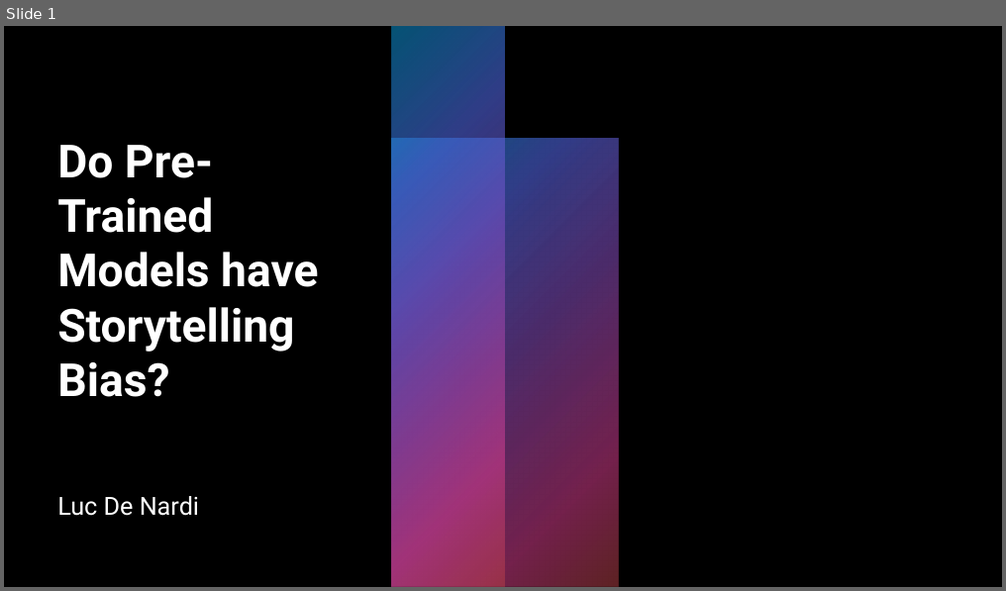
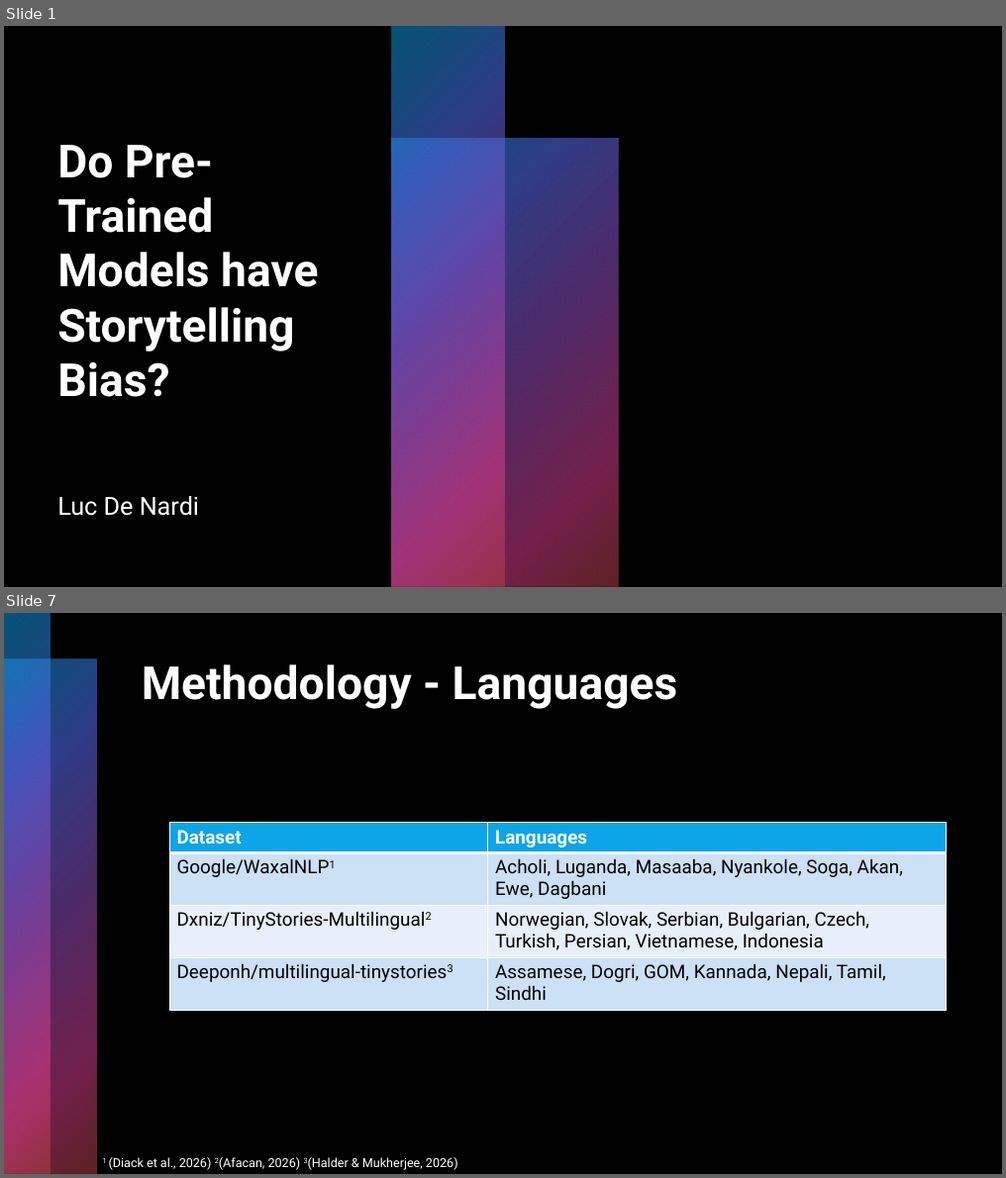
Before and after one commit to look-luc/Multilingual-Stories-Topic-Space, a slide deck: presentation.pptx. Shown one above the other, each under a label of ours: slide 1 before the commit, slides 1 and 7 after it; the slides between them are not shown. The pictures are 1006x591 and 1006x1178 pixels, drawn with LibreOffice and Linux fonts; fonts in the diff are those of the drawing; background and template pictures are left out. Boxes give left, top, right and bottom in pixels: in the first picture for what was removed or moved away, otherwise in the second. Text is boxed around its words. In the diff, an @@ line names an element or a change of style, - is before the commit and + after.

```diff
--- a/presentation.pptx
+++ b/presentation.pptx
@@ slide 7 added at box(4, 613, 1002, 1174), background #000000 @@
@@ rectangle added at box(4, 613, 51, 1174), fill gradient #0BA5E8 to #5066E1 to #894EC0 to #E54196 to #BE4449 @@
@@ rectangle added at box(4, 660, 97, 1174), fill gradient #0BA5E8 to #5066E1 to #894EC0 to #E54196 to #BE4449 @@
@@ title added at box(142, 664, 678, 709), 44 pt, text #FFFFFF, bold @@
+Methodology - Languages
@@ table added at box(169, 823, 945, 1011), 4 rows, 2 columns @@
+Dataset | Languages
+Google/WaxalNLP1 | Acholi, Luganda, Masaaba, Nyankole, Soga, Akan, Ewe, Dagbani
+Dxniz/TinyStories-Multilingual2 | Norwegian, Slovak, Serbian, Bulgarian, Czech, Turkish, Persian, Vietnamese, Indonesia
+Deeponh/multilingual-tinystories3 | Assamese, Dogri, GOM, Kannada, Nepali, Tamil, Sindhi
@@ text added at box(103, 1157, 458, 1170), 12 pt, text #FFFFFF @@
+1 (Diack et al., 2026) 2(Afacan, 2026) 3(Halder & Mukherjee, 2026)
```
Also in this commit, not shown: 6 other slides added, 1 slide removed, 2 other files.
